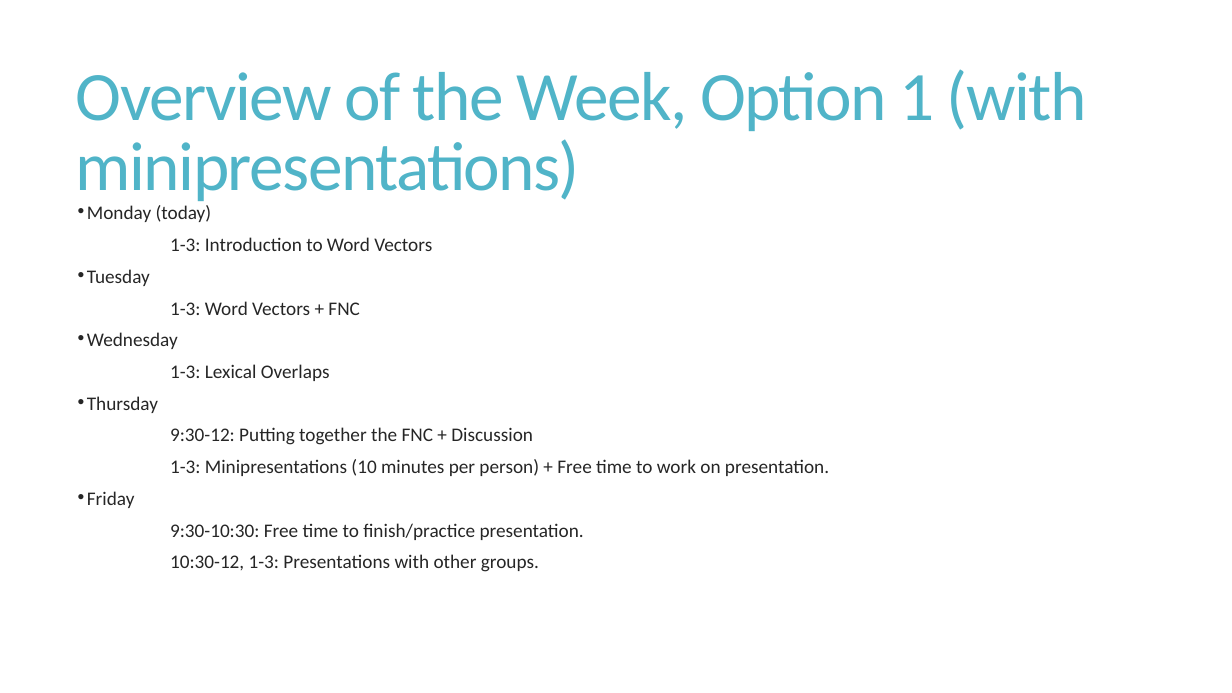
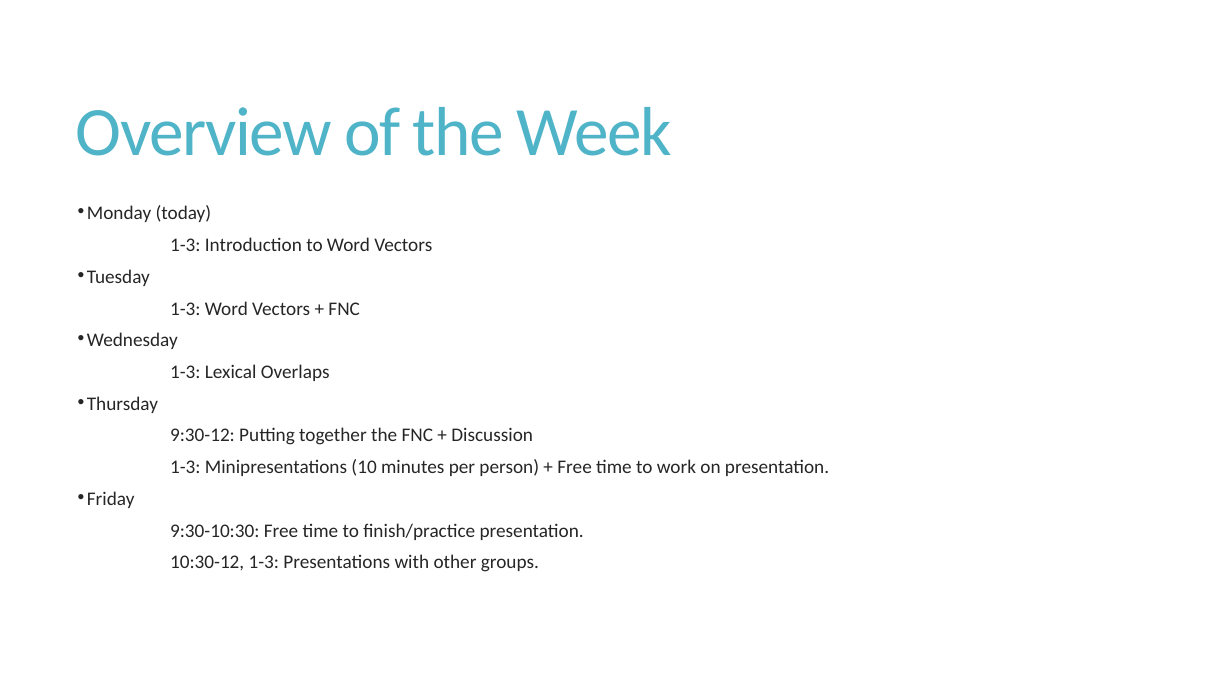
Before and after one commit to cchen23/AI4ALL_NLP, a slide deck: slide 3 of Slides/Week2_NLP_WordVectors.pptx. Drawn at 1232x693 pixels with LibreOffice and Linux fonts; fonts in the diff are those of the drawing. Boxes give left, top, right and bottom in pixels: in the first picture for what was removed or moved away, otherwise in the second. Text is boxed around its words. In the diff, an @@ line names an element or a change of style, - is before the commit and + after.

```diff
--- a/Slides/Week2_NLP_WordVectors.pptx
+++ b/Slides/Week2_NLP_WordVectors.pptx
@@ title at (x1=76, y1=107, x2=672, y2=156): text changed @@
-Overview of the Week, Option 1 (with minipresentations)
+Overview of the Week
```
Also in this commit, not shown: 1 other slide changed, 3 slides added, 1 slide removed, 5 other files.
